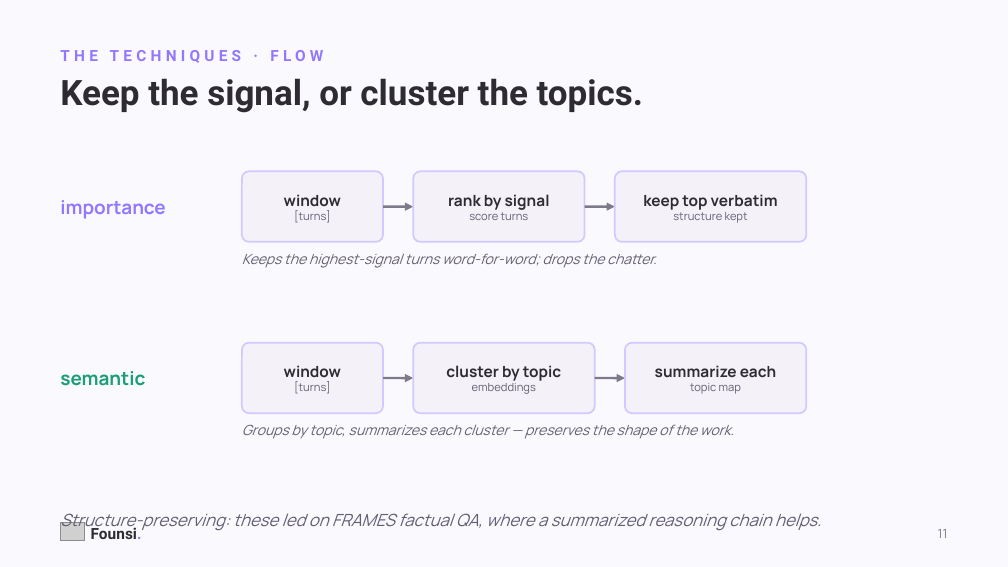
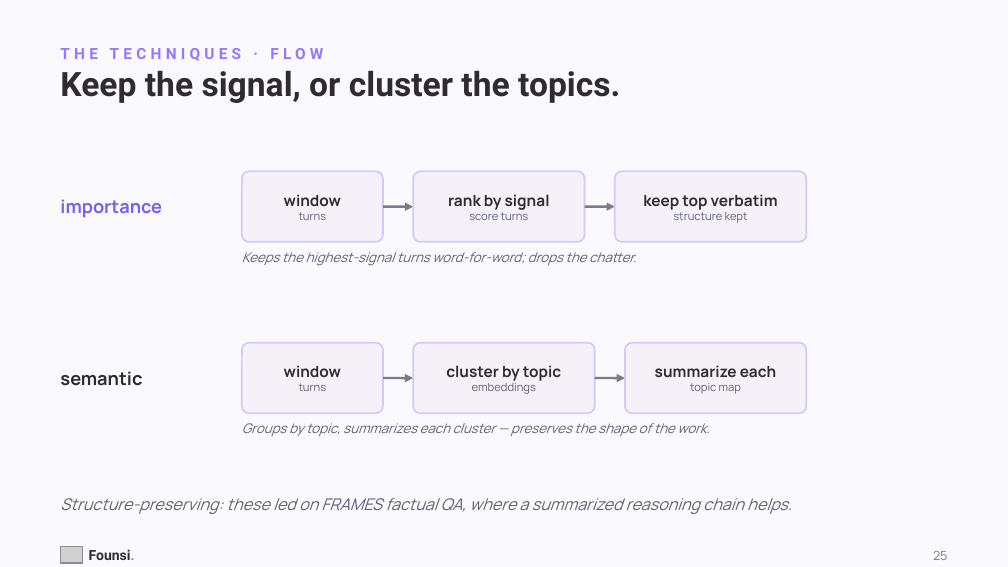
Before and after one commit to kanishkpatel1995/agent-harness, a slide deck: slide 25 of presentation/founsi-context-engineering.pptx (slide 11 before the commit). Drawn at 1008x567 pixels with LibreOffice and Linux fonts; fonts in the diff are those of the drawing; grey boxes stand for pictures. Boxes give left, top, right and bottom in pixels: in the first picture for what was removed or moved away, otherwise in the second. Text is boxed around its words. In the diff, an @@ line names an element or a change of style, - is before the commit and + after.

```diff
--- a/presentation/founsi-context-engineering.pptx
+++ b/presentation/founsi-context-engineering.pptx
@@ text "Keep the signal, or cluster ..." at [60, 70, 620, 103]: size 25 to 24 pt; line spacing 1 to 25pt @@
@@ text "importance" at [60, 199, 162, 218]: size 13.5 to 13 pt, text colour #9378FF to #7B5EF0 @@
@@ text in rounded rectangle at [299, 212, 327, 220]: text changed @@
-[turns]
+turns
@@ text "Keeps the highest-signal turns word-for-word; ..." at [242, 252, 636, 266]: size 10 to 9.5 pt @@
@@ text "semantic" at [60, 371, 142, 386]: size 13.5 to 13 pt, text colour #1B9E77 to #2E2C32 @@
@@ text in rounded rectangle at [299, 383, 327, 391]: text changed @@
-[turns]
+turns
@@ text "Groups by topic, summarizes each ..." at [242, 423, 709, 436]: size 10 to 9.5 pt @@
@@ text "Structure-preserving: these led on FRAMES ...": place and size @@
-text "Structure-preserving: these led on FRAMES ..." at [60, 513, 822, 532]
+text "Structure-preserving: these led on FRAMES ..." at [60, 498, 792, 514]
@@ text "Structure-preserving: these led on FRAMES ..." at [60, 498, 792, 514]: size 12 to 11.5 pt @@
@@ picture removed at [60, 522, 85, 540] @@
@@ picture added at [60, 546, 83, 563] @@
@@ text "Founsi.": place and size @@
-text "Founsi." at [91, 525, 142, 539]
+text "Founsi." at [89, 549, 135, 560]
@@ text "Founsi." at [89, 549, 135, 560]: size 11 to 10 pt @@
@@ text at [933, 551, 947, 560]: text changed @@
-11
+25
```
Also in this commit, not shown: 21 other slides changed, 16 slides added, 19 slides removed, 9 other files.
